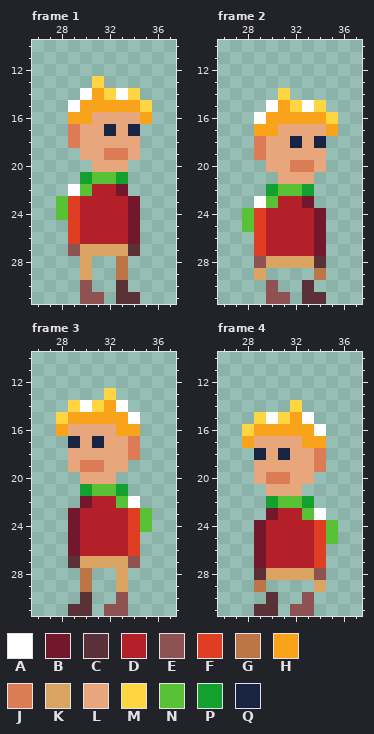
Two versions of one pixel-art file, Plateau/Content/sprites/clothes/__temp.aseprite. The picture above is the old version.
64x32 pixels, 110 frames. Shown: frame 1: x 26..37, y 10..31; frame 2: x 26..37, y 10..31; frame 3: x 26..37, y 10..31; frame 4: x 26..37, y 10..31. The commit also changed other frames, which this record leaves out.
Palette (. is transparent): A #ffffff  B #73172d  C #5b3138  D #b4202a  E #8e5252  F #df3e23  G #bb7547  H #f9a31b  J #db7c57  K #dba463  L #e8a67d  M #ffd541  N #59c135  P #14a02e  Q #192443
After the commit:
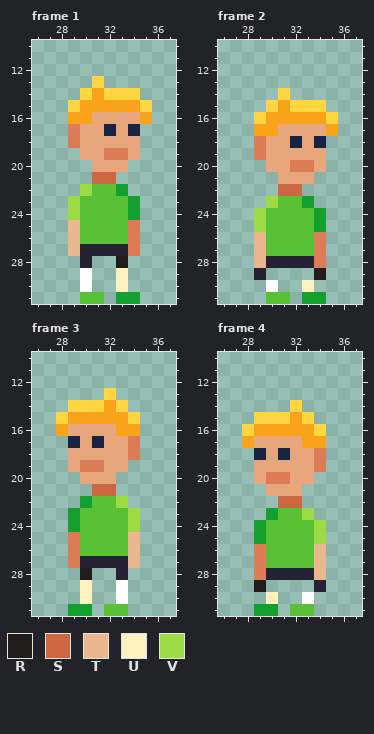
Colours new in this view: R #221c1a  S #cd6742  T #eab78f  U #fef3c0  V #9cdb43
From old to new:
layer "summer" now shown
layer "winter" now hidden
colour K: #dba463 -> #242234
Frame 1:
y 14: x 30 A -> M; x 33 A -> M
y 15: x 29 A -> M
y 21: x 30..33 PNNP -> .SS.
y 22: x 29..33 ANDDB -> .VNNP
y 23..24: x 28..34 NFDDDDB -> .VNNNNP
y 25..26: x 29..34 FDDDDB -> TNNNNJ
y 27: x 29 E -> T; x 34 C -> J
y 28: x 33 G -> R
y 29: x 30 K -> A; x 33 G -> U
y 30: x 30 E -> A; x 33 C -> U
y 31: x 30..31 EE -> NN; x 33..34 CC -> PP
Frame 2:
y 15: x 30 A -> M; x 33 A -> M
y 16: x 29 A -> M
y 22: x 30..33 PNNP -> .SS.
y 23: x 29..33 ANDDB -> .VNNP
y 24..25: x 28..34 NFDDDDB -> .VNNNNP
y 26..27: x 29..34 FDDDDB -> TNNNNJ
y 28: x 29 E -> T; x 34 C -> J
y 29: x 34 G -> R
y 30: x 30 E -> A; x 33 C -> U
y 31: x 30..31 EE -> NN; x 33..34 CC -> PP
Frame 3:
y 14: x 30 A -> M; x 33 A -> M
y 15: x 34 A -> M
y 21: x 30..33 PNNP -> .SS.
y 22: x 30..34 BDDNA -> PNNV.
y 23..24: x 29..35 BDDDDFN -> PNNNNV.
y 25..26: x 29..34 BDDDDF -> JNNNNT
y 27: x 29 C -> J; x 34 E -> T
y 28: x 30 G -> R
y 29: x 30 G -> U; x 33 K -> A
y 30: x 30 C -> U; x 33 E -> A
y 31: x 29..30 CC -> PP; x 32..33 EE -> NN
Frame 4:
y 15: x 30 A -> M; x 33 A -> M
y 16: x 34 A -> M
y 22: x 30..33 PNNP -> .SS.
y 23: x 30..34 BDDNA -> PNNV.
y 24..25: x 29..35 BDDDDFN -> PNNNNV.
y 26..27: x 29..34 BDDDDF -> JNNNNT
y 28: x 29 C -> J; x 34 E -> T
y 29: x 29 G -> R
y 30: x 30 C -> U; x 33 E -> A
y 31: x 29..30 CC -> PP; x 32..33 EE -> NN
Changed places in both pictures, as pixel boxes (x1, y1, x2, y2):
changed: (68, 88, 128, 112)
changed: (56, 172, 140, 304)
changed: (254, 100, 314, 124)
changed: (242, 184, 326, 304)
changed: (80, 400, 140, 424)
changed: (68, 484, 152, 616)
changed: (266, 412, 326, 436)
changed: (254, 496, 338, 616)
